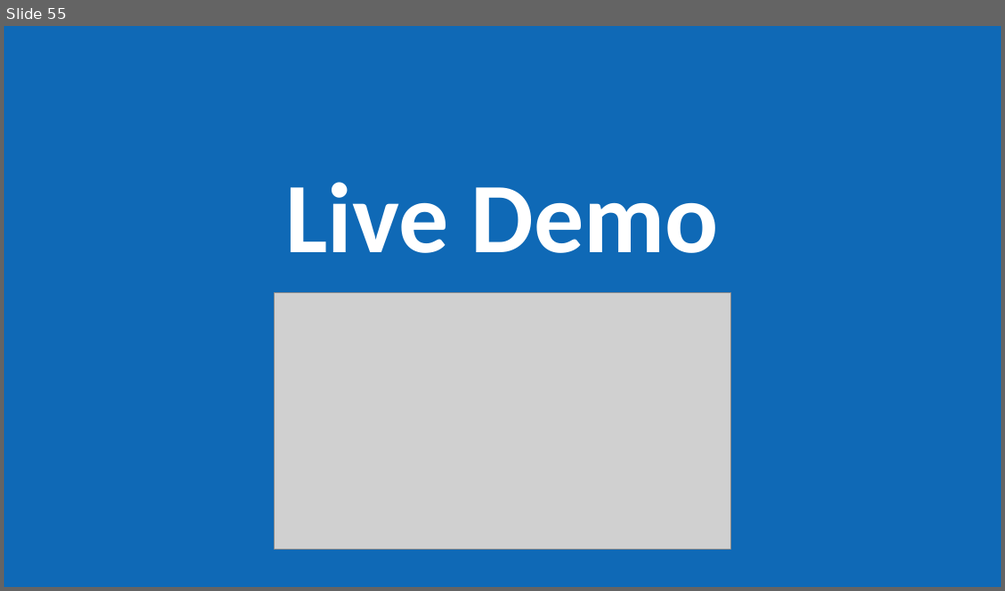
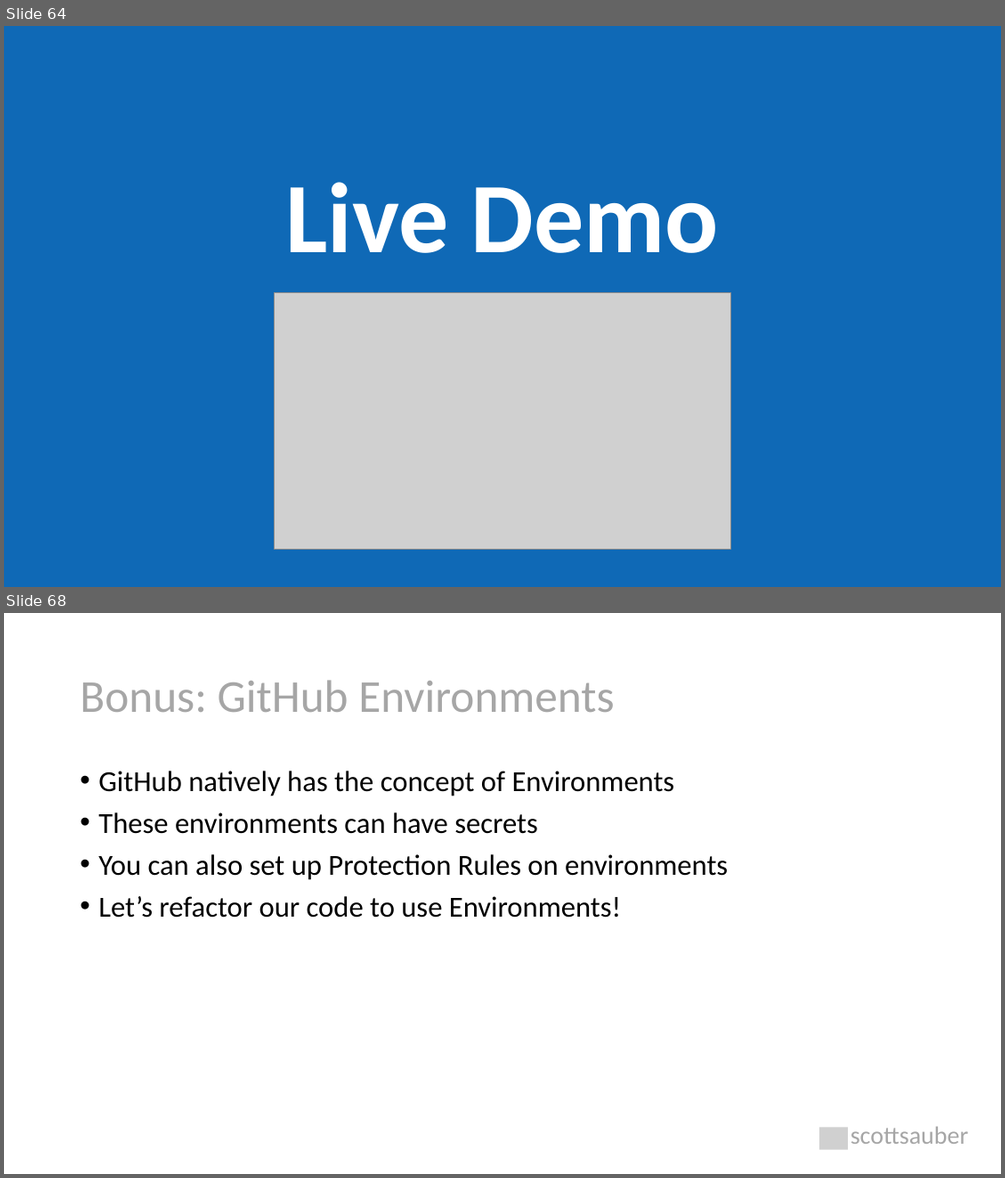
Before and after one commit to scottsauber/workshop-dotnet-azure-github-bicep, a slide deck: AzureDotNetBicep-Workshop.pptx. Shown one above the other, each under a label of ours: slide 55 before the commit, slides 64 and 68 after it; the slides between them are not shown. The pictures are 1005x591 and 1005x1178 pixels, drawn with LibreOffice and Linux fonts; fonts in the diff are those of the drawing; grey boxes stand for pictures. Boxes give left, top, right and bottom in pixels: in the first picture for what was removed or moved away, otherwise in the second. Text is boxed around its words. In the diff, an @@ line names an element or a change of style, - is before the commit and + after.

```diff
--- a/AzureDotNetBicep-Workshop.pptx
+++ b/AzureDotNetBicep-Workshop.pptx
@@ slide 68 added at [4, 613, 1001, 1174], background #FFFFFF @@
@@ title added at [80, 680, 614, 712], 44 pt, text #A6A6A6 @@
+Bonus: GitHub Environments
@@ text added at [98, 771, 728, 917], 28 pt, text #000000 @@
+• GitHub natively has the concept of Environments
+• These environments can have secrets
+• You can also set up Protection Rules on environments
+• Let’s refactor our code to use Environments!
@@ picture added at [819, 1127, 848, 1149] @@
@@ text added at [850, 1127, 969, 1143], 24 pt, text #A6A6A6 @@
+scottsauber
@@ what was slide 55 is now slide 64 @@
```
Also in this commit, not shown: 8 slides changed, 14 other slides added, 1 other file.
